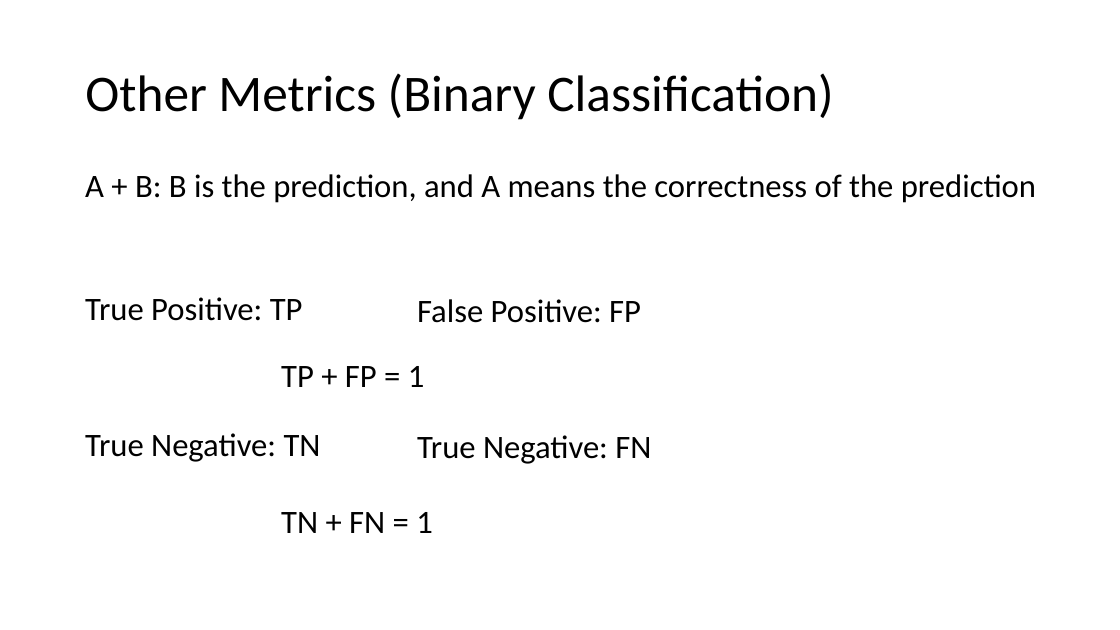
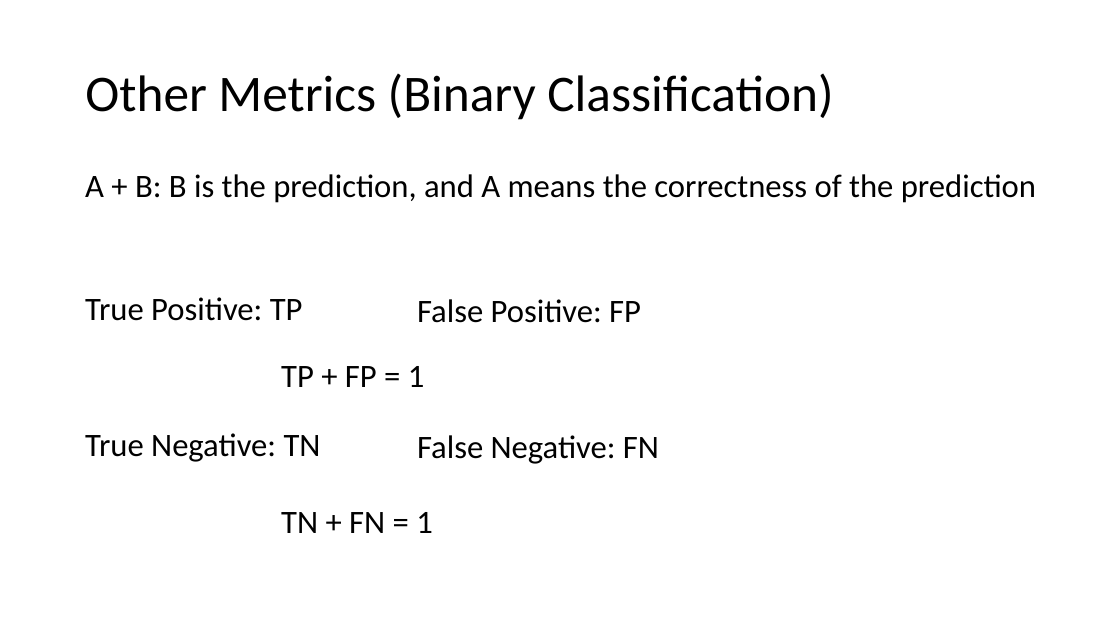
Before and after one commit to tianzheng4/tianzheng4.github.io, a slide deck: slide 20 of _umkc-teaching/slides/Lecture2 - Statistical Learning.pptx. Drawn at 1120x630 pixels with LibreOffice and Linux fonts; fonts in the diff are those of the drawing. Boxes give left, top, right and bottom in pixels: in the first picture for what was removed or moved away, otherwise in the second. Text is boxed around its words. In the diff, an @@ line names an element or a change of style, - is before the commit and + after.

Commit message:
correct few mistakes in lecture 2

```diff
--- a/_umkc-teaching/slides/Lecture2 - Statistical Learning.pptx
+++ b/_umkc-teaching/slides/Lecture2 - Statistical Learning.pptx
@@ text at (417, 435, 659, 464): text changed @@
-True Negative: FN
+False Negative: FN
```
Also in this commit, not shown: 1 other file.
